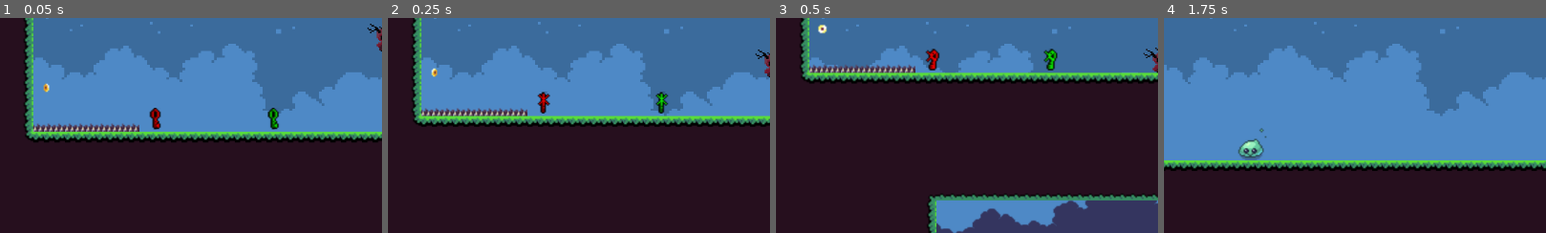
Above: before the commit, frames 1-4 (left to right).
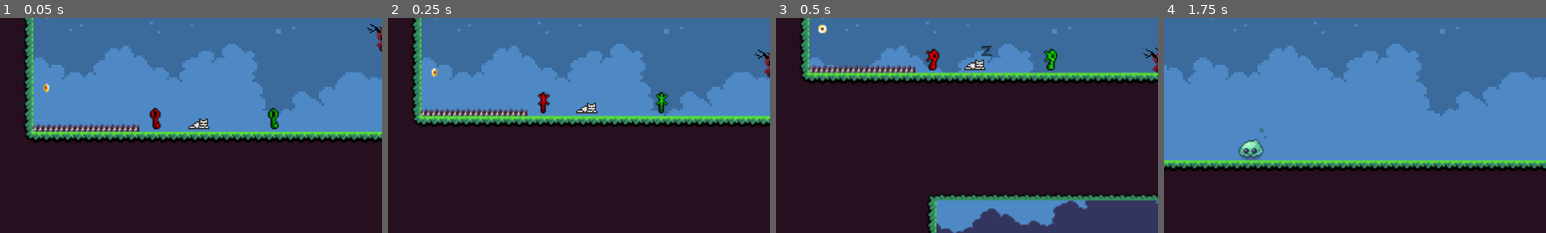
Above: after the commit, the same moments.

Repository: ag-pacier/Serif_Platformer
Game: Godot game, scene res://LevelStuff/Devlevel/devLevel.tscn
The game is run twice, just before and just after one commit, with the same random seed, the same clock (stepped at 60 frames per second) and the same inputs. Sound files missing from this copy of the repository are replaced by a short silence.
Inputs:
- Up to frame 1 (0.05 s): no input
- Up to frame 2 (0.25 s): no input
- Up to frame 3 (0.5 s): no input
- Up to frame 4 (1.75 s): tap Enter (return_but) at 0.5, 1.35 s; hold Right (right) from 0.53 s (still down); tap F (action) at 0.6 s; tap Space (jump) at 0.77, 1.52 s
The pictures show only the part of the screen within x 0-50%, y 45-95%; the shares and areas given below are measured in that part.

The runs differ from the first frame. In frame 1, 0.2% of the frame differs, in the area x 49-55%, y 46-52%; in frame 2, 0.2%; in frame 3, 0.3%, in the area x 49-57%, y 12-25%; in frame 4, nothing differs.

Commit message:
Kitkit now a score item
In the future, will be used for tutorial stuff

Diff:
--- a/LevelStuff/Devlevel/devLevel.tscn
+++ b/LevelStuff/Devlevel/devLevel.tscn
@@ -14,6 +14,7 @@
 [ext_resource type="PackedScene" uid="uid://651qoousmogv" path="res://Sprites/MovingPlatform/MovingPlat.tscn" id="11_p8pol"]
 [ext_resource type="PackedScene" uid="uid://q7ign3bl3yn3" path="res://Sprites/Baddies/Slime/Slime.tscn" id="11_ystxo"]
 [ext_resource type="PackedScene" uid="uid://due08jky8phuv" path="res://Sprites/Barriers/Key/key.tscn" id="12_nyj2j"]
+[ext_resource type="PackedScene" uid="uid://ccf8dlpyt5orp" path="res://Sprites/KitKit/kitkit.tscn" id="13_35gk7"]
 
 [sub_resource type="TileSetAtlasSource" id="TileSetAtlasSource_6bjdc"]
 texture = ExtResource("4_4sij5")
@@ -161,6 +162,7 @@
 
 [node name="BackgroundMusic" parent="." index="3"]
 stream = ExtResource("8_ystxo")
+volume_db = -8.0
 
 [node name="Door" parent="Doors" index="0" instance=ExtResource("9_x0utg")]
 position = Vector2(1025, 231)
@@ -203,6 +205,11 @@
 position = Vector2(206, 222)
 key_color = Color(0.0500001, 1, 0, 1)
 pickup_name = "GreenKey"
+
+[node name="KitKit" parent="Items" index="6" instance=ExtResource("13_35gk7")]
+position = Vector2(149, 230)
+sleeping = true
+find_me = true
 
 [node name="MovingPlat" parent="MovingPlats" index="0" instance=ExtResource("11_p8pol")]
 position = Vector2(1105, 628)
--- a/Sprites/KitKit/kitkit.gd
+++ b/Sprites/KitKit/kitkit.gd
@@ -29,11 +29,11 @@
 func _ready() -> void:
 	if sleeping:
 		toggle_z(true)
-		$AnimatedSprite2D.animation.play("asleep")
+		$AnimatedSprite2D.play("asleep")
 		kitkit_state = kitstate.ASLEEP
 	else:
 		toggle_z(false)
-		$AnimatedSprite2D.animation.play("sitblank")
+		$AnimatedSprite2D.play("sitblank")
 		kitkit_state = kitstate.BORED
 	if find_me:
 		$purrcator.play()
@@ -48,14 +48,14 @@
 			queue_free()
 
 func toggle_z(active: bool) -> void:
-	$EmoteAnchor/Zzs.emitting = active
+	$AnimatedSprite2D/EmoteAnchor/Zzs.emitting = active
 
 func show_mood(mood: int) -> void:
 	if mood < 0 or mood > 8:
 		print("Invalid mood indicator for Kitkit!")
 		return
 	var new_mood = mood_bub.instantiate()
-	$EmoteAnchor.add_child(new_mood)
+	$AnimatedSprite2D/EmoteAnchor.add_child(new_mood)
 	new_mood.emote(mood, true)
 
 
@@ -73,8 +73,28 @@
 
 func _on_find_spot_body_entered(body: Node2D) -> void:
 	if body.is_in_group("MainC"):
+		toggle_z(false)
 		$"meow-pick".play()
+		$AnimatedSprite2D.play("backstretch")
 		$FindSpot/CollisionShape2D.set_deferred("disabled", true)
 		$purrcator.stop()
 		show_mood(2)
 		body.add_score(100)
+
+
+func _on_purrcator_finished() -> void:
+	if find_me and $FindSpot/CollisionShape2D.disabled == false:
+		$purrcator.play()
+
+
+func _on_animated_sprite_2d_animation_finished() -> void:
+	var prev_anim = $AnimatedSprite2D.get_animation()
+	match prev_anim:
+		"backstretch":
+			$AnimatedSprite2D.play("clean")
+		_:
+			var rng_choice = randi_range(0,1)
+			if rng_choice == 0:
+				$AnimatedSprite2D.play("sitblank")
+			else:
+				$AnimatedSprite2D.play("sitsidelook")
--- a/Sprites/KitKit/kitkit.tscn
+++ b/Sprites/KitKit/kitkit.tscn
@@ -483,8 +483,6 @@
 collision_layer = 512
 collision_mask = 80
 script = ExtResource("2_rv81i")
-sleeping = null
-find_me = null
 
 [node name="CollisionShape2D" type="CollisionShape2D" parent="."]
 position = Vector2(1, -7.5)
@@ -492,7 +490,11 @@
 
 [node name="purrcator" type="AudioStreamPlayer2D" parent="."]
 stream = ExtResource("4_s3fm5")
-max_distance = 1000.0
+volume_db = 20.0
+max_distance = 600.0
+attenuation = 3.24901
+max_polyphony = 2
+panning_strength = 2.0
 bus = &"Effects"
 
 [node name="omni-meow1" type="AudioStreamPlayer" parent="."]
@@ -527,7 +529,7 @@
 [node name="AnimatedSprite2D" type="AnimatedSprite2D" parent="."]
 texture_filter = 1
 sprite_frames = SubResource("SpriteFrames_ririo")
-animation = &"run"
+animation = &"backstretch"
 centered = false
 offset = Vector2(-16, -32)
 
@@ -546,6 +548,8 @@
 local_coords = true
 process_material = SubResource("ParticleProcessMaterial_s3fm5")
 
+[connection signal="finished" from="purrcator" to="." method="_on_purrcator_finished"]
 [connection signal="body_entered" from="FindSpot" to="." method="_on_find_spot_body_entered"]
 [connection signal="body_entered" from="SatrioNear" to="." method="_on_nearby_region_body_entered"]
 [connection signal="body_exited" from="SatrioNear" to="." method="_on_nearby_region_body_exited"]
+[connection signal="animation_finished" from="AnimatedSprite2D" to="." method="_on_animated_sprite_2d_animation_finished"]
Not shown: 1 places in LevelStuff/Devlevel/devLevel.tscn that only renumber resources
